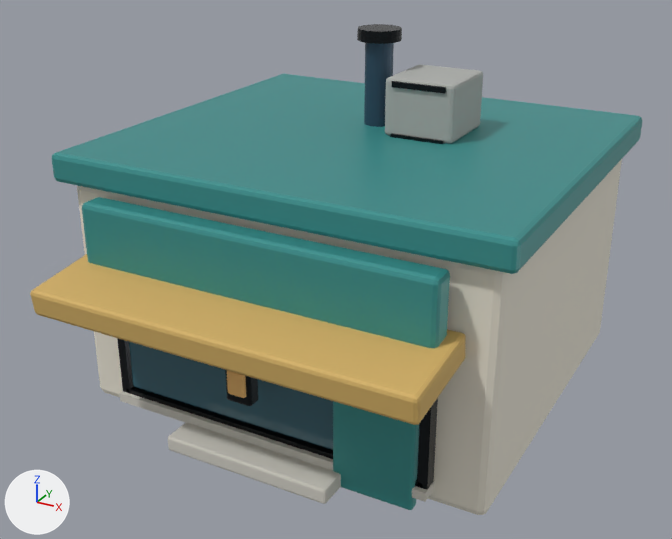
The glTF model assets/models/realistic/COM_LOW_1x1_002.glb, before and after one commit.
The view is the same before and after, from a 50 mm lens placed at (1.58, -3.12, 1.97), pointed at (0.0, -0.24, 0.53). The lights are fixed; the arrows at lower left show +X, +Y and +Z. The picture after the commit comes second. Objects named as collision shapes, trigger or cutter boxes, shadow casters or lower levels of detail are left out. Where no turn or scale is listed for an object, it has been applied to the vertices. Vertices at exactly the same position are counted once.

In view in the first picture: 'COM_LOW_1x1_002_Visual'.
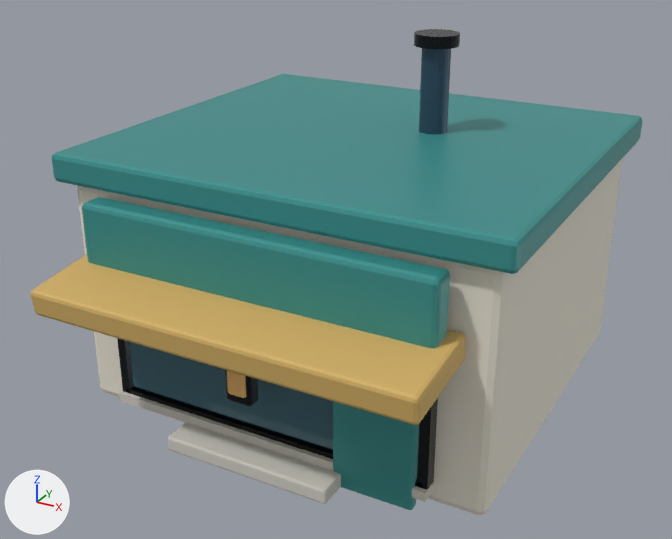
Where the change shows, as pixel boxes [x1, y1, x2, y2] in the pictures (672 x 539 px; the box of a moved part takes in the faces that stretch with it):
'COM_LOW_1x1_002_Visual', reshaped
    before: [30, 24, 642, 515]
    after: [30, 29, 642, 515]
part 1 of me_cube, moved or reshaped
    before: [357, 24, 402, 44]
    after: [414, 29, 460, 49]
part 2 of me_cube, moved or reshaped
    before: [364, 43, 394, 127]
    after: [419, 48, 451, 134]
part 3 of me_cube, deleted
    before: [392, 81, 446, 94]
part 4 of me_cube, deleted
    before: [385, 64, 483, 144]
part 5 of me_cube, deleted
    before: [390, 134, 443, 144]

Patch to the scene script:
```diff
--- a/assets/models/realistic/COM_LOW_1x1_002.glb.py
+++ b/assets/models/realistic/COM_LOW_1x1_002.glb.py
@@ me_cube @@
 # used by ob_com_low_1x1_002_visual; location = (0.0, 0.0, 0.45)
-me_cube.from_pydata(...)  # 808 vertices, 1540 faces; spans x -0.88..0.88, y -1.1..0.79, z -0.45..0.93
+me_cube.from_pydata(...)  # 640 vertices, 1216 faces; spans x -0.88..0.88, y -1.1..0.79, z -0.45..0.93
+# me_cube part 1: the loose piece of 48 vertices spanning x -0.11..0.06, y 0.07..0.24, z 0.89..0.93 is moved by (0.24, 0.0, 0.0)
+# me_cube part 2: the loose piece of 48 vertices spanning x -0.08..0.03, y 0.1..0.21, z 0.56..0.9 is moved by (0.24, 0.0, 0.0)
+# me_cube part 3: the loose piece of 56 vertices spanning x 0.1..0.32, y -0.01..0.0, z 0.75..0.77 is deleted
+# me_cube part 4: the loose piece of 56 vertices spanning x 0.07..0.35, y 0.0..0.3, z 0.56..0.78 is deleted
+# me_cube part 5: the loose piece of 56 vertices spanning x 0.1..0.32, y -0.01..0.0, z 0.55..0.57 is deleted
 me_cube.materials.append(mat_focus_real_paper)
@@ me_cube @@
 me_cube.materials.append(mat_focus_real_window_warm)
-me_cube.materials.append(mat_focus_real_concrete)  # grey #adafac
 me_cube.materials.append(mat_focus_real_navy)
```
